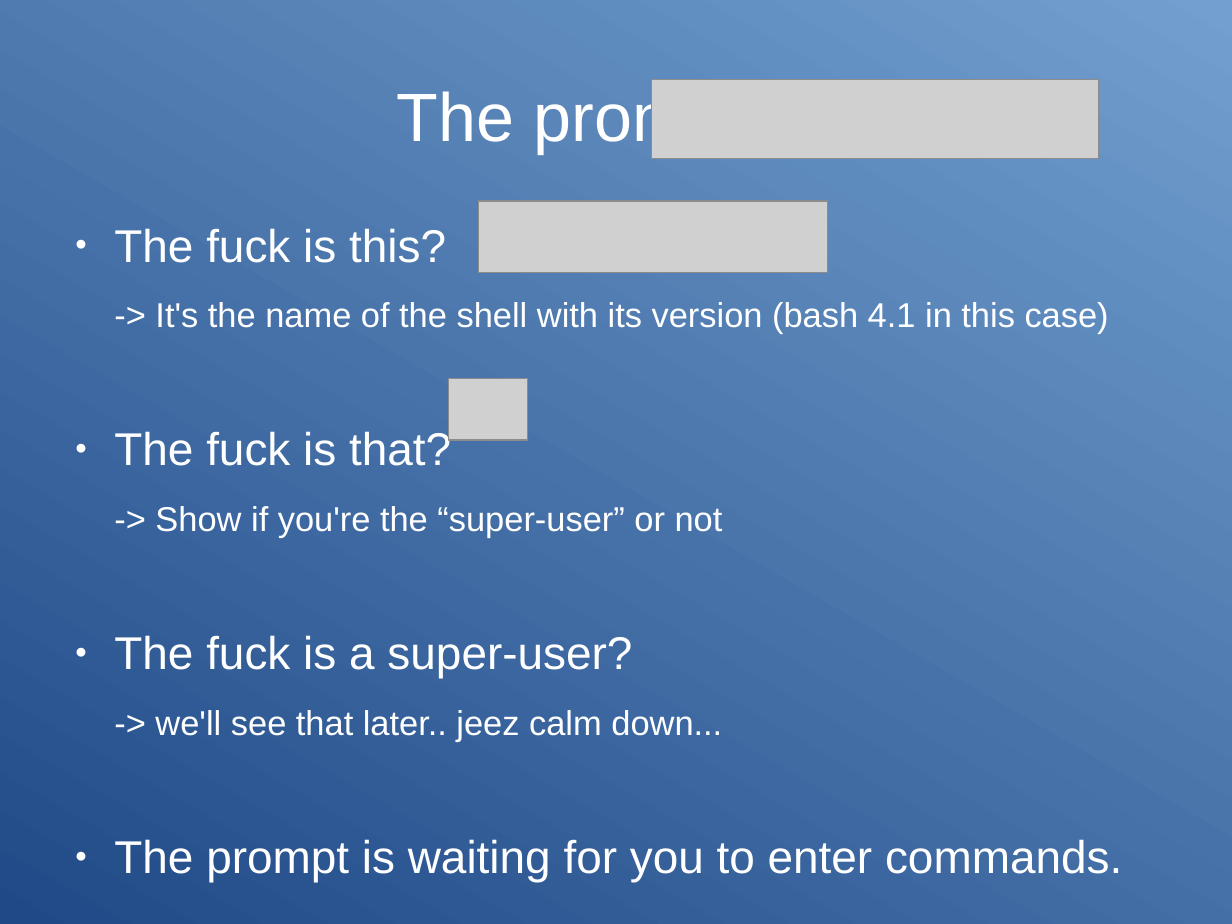
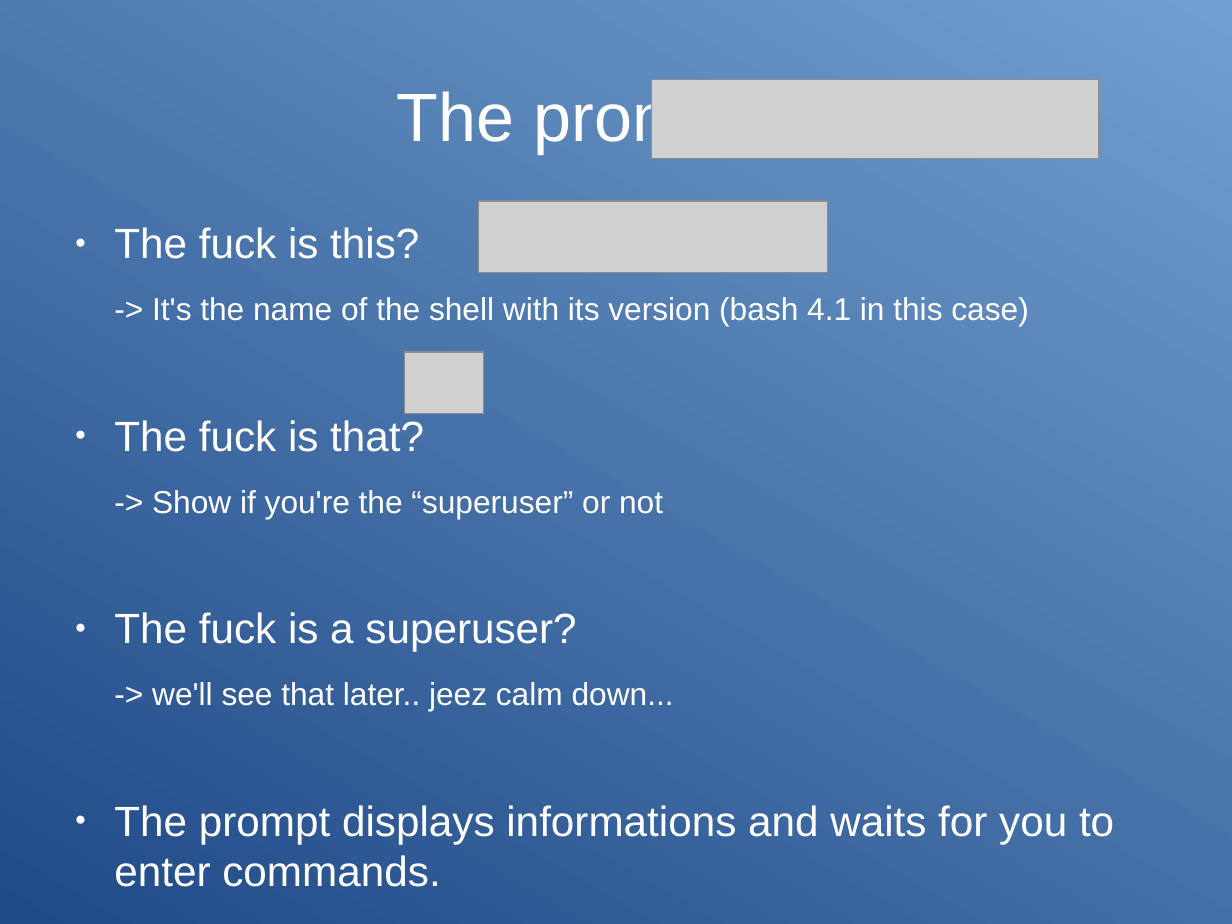
Before and after one commit to Clibre/An-introduction-to-bash, a slide deck: slide 7 of presentation/presentation.odp. Drawn at 1232x924 pixels with LibreOffice and Linux fonts; fonts in the diff are those of the drawing; grey boxes stand for pictures. Boxes give left, top, right and bottom in pixels: in the first picture for what was removed or moved away, otherwise in the second. Text is boxed around its words. In the diff, an @@ line names an element or a change of style, - is before the commit and + after.

```diff
--- a/presentation/presentation.odp
+++ b/presentation/presentation.odp
@@ text at (114, 227, 1028, 711): size 29.6 to 27.2 pt in "The fuck is this?", "The fuck is that?"; size 22.2 to 20.4 pt in "-> It's the name of the shell ...", "-> we'll see that later.. jeez calm ..." @@
@@ picture: place and size @@
-picture at (449, 379, 529, 440)
+picture at (405, 352, 484, 414)
@@ text at (114, 490, 663, 651): text changed; size 22.2 to 20.4 pt @@
--> Show if you're the “super-user” or not
-● The fuck is a super-user?
+-> Show if you're the “superuser” or not
+● The fuck is a superuser?
@@ text at (114, 805, 1114, 887): text changed; size 29.6 to 27.2 pt @@
-● The prompt is waiting for you to enter commands.
+● The prompt displays informations and waits for you to enter commands.
```
Also in this commit, not shown: 36 other slides changed, 1 slide removed.
